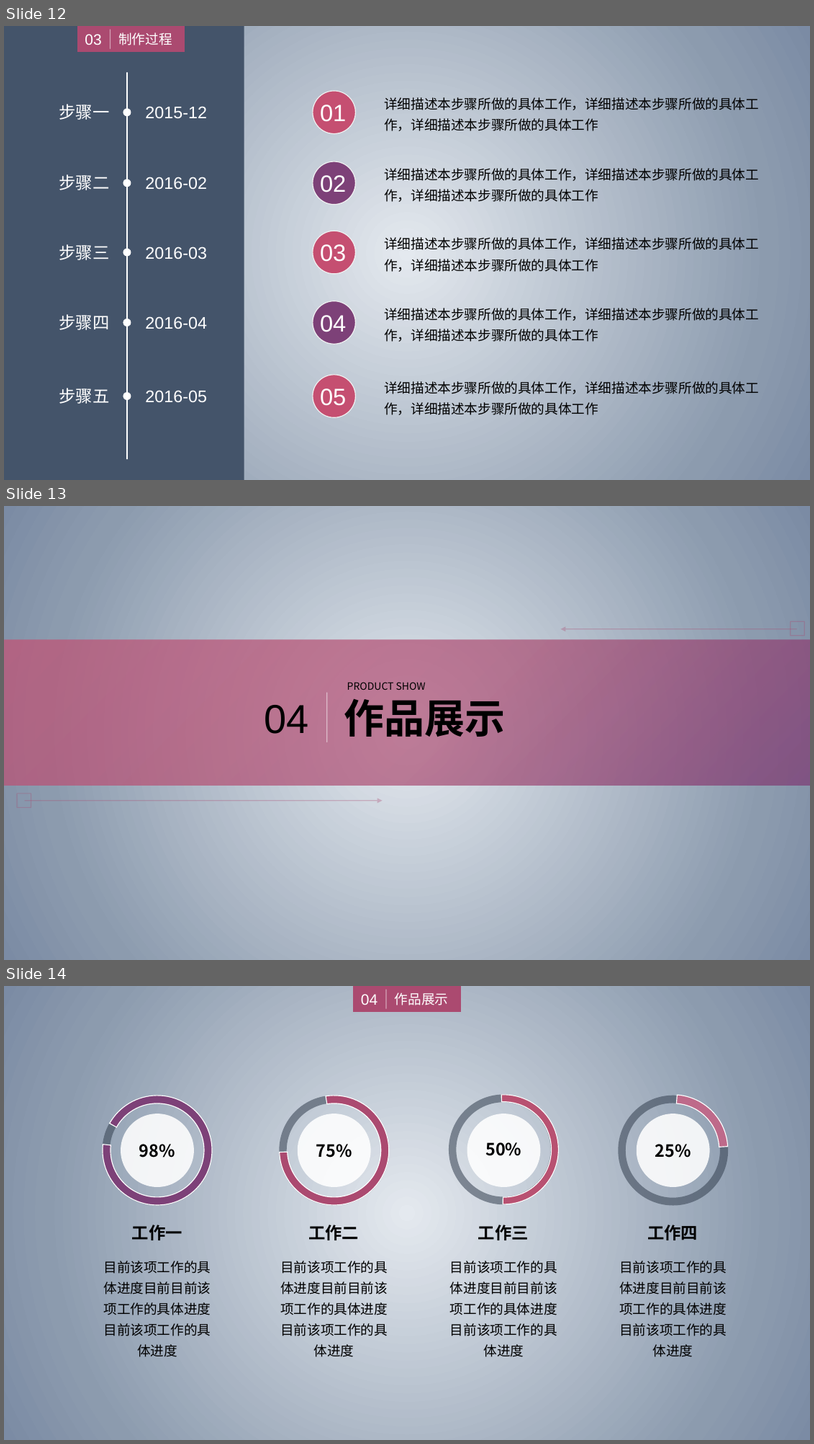
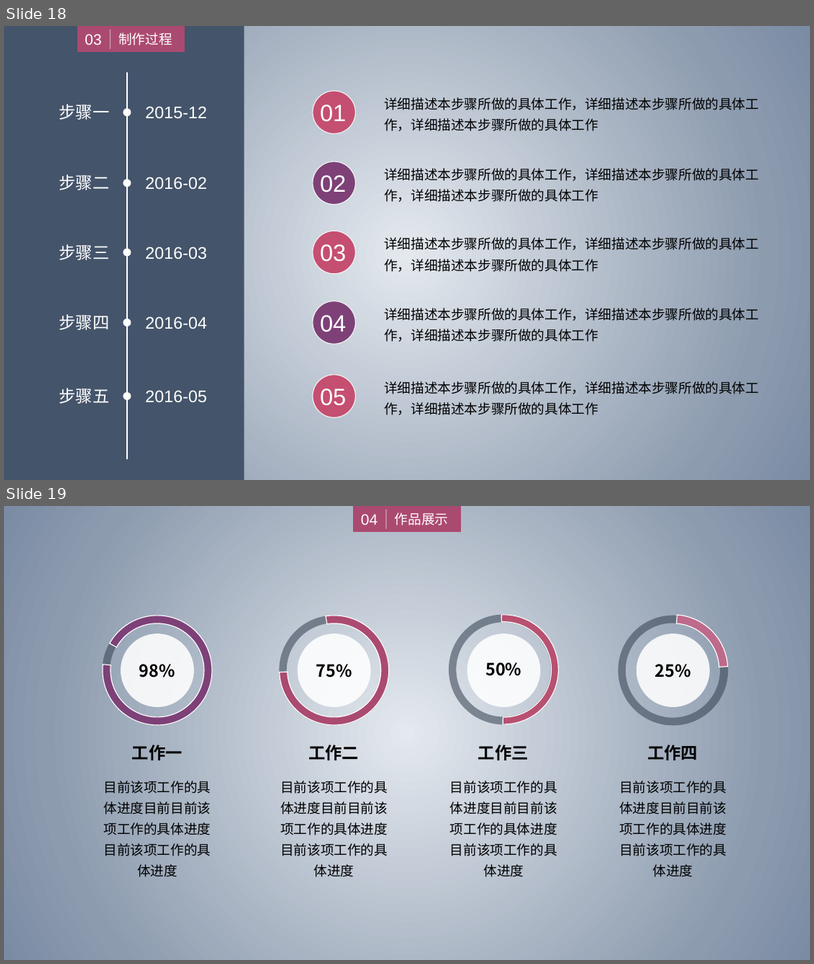
Before and after one commit to zhuangzhuang131419/McGill, a slide deck: COMP396/Presentation.pptx. Shown one above the other, each under a label of ours: slides 12, 13 and 14 before the commit, slides 18 and 19 after it. The pictures are 814x1444 and 814x964 pixels, drawn with LibreOffice and Linux fonts; fonts in the diff are those of the drawing. Boxes give left, top, right and bottom in pixels: in the first picture for what was removed or moved away, otherwise in the second. Text is boxed around its words. In the diff, an @@ line names an element or a change of style, - is before the commit and + after.

```diff
--- a/COMP396/Presentation.pptx
+++ b/COMP396/Presentation.pptx
@@ slide 13 removed at [4,506,810,960], background gradient #E4E9EF to #8C9BAE to #7B8BA4 @@
@@ arrow removed from (797, 629) to (561, 629) @@
@@ rectangle removed at [791,621,805,636] @@
@@ rectangle removed at [4,640,810,785] @@
@@ line removed from (327, 692) to (327, 742) @@
@@ text removed at [344,699,505,736] @@
-作品展示
@@ text removed at [347,682,426,690] @@
-PRODUCT SHOW
@@ text removed at [264,705,309,734] @@
-04
@@ rectangle removed at [17,793,31,807] @@
@@ arrow removed from (25, 800) to (383, 800) @@
@@ what was slide 12 is now slide 18 @@
@@ what was slide 14 is now slide 19 @@
```
Also in this commit, not shown: 3 slides changed, 8 slides added, 3 other slides removed.
